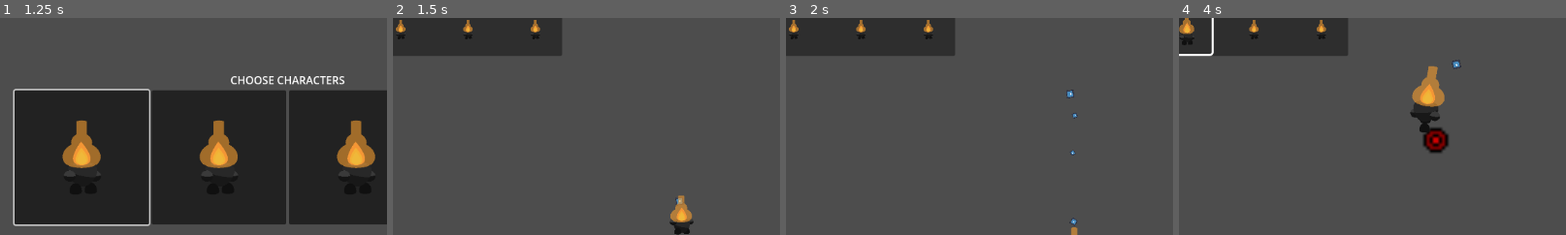
Above: before the commit, frames 1-4 (left to right).
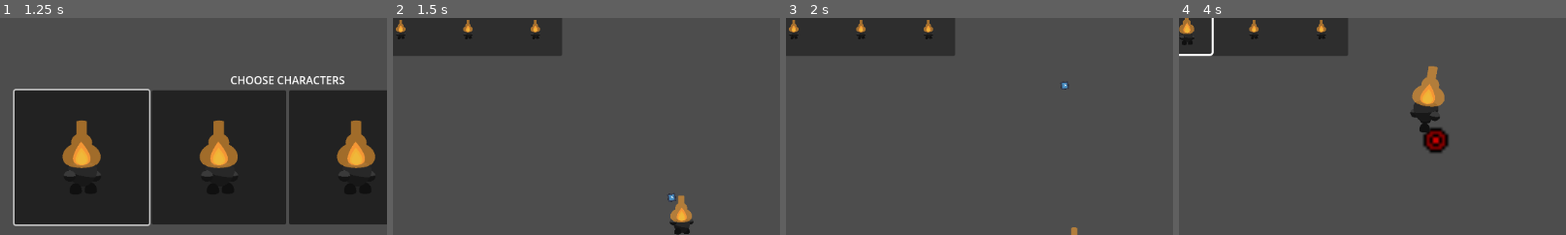
Above: after the commit, the same moments.

Repository: StarikTenger/PlatformerGame2025
Game: Godot game, scene res://scenes/UI/LevelManager.tscn
The game is run twice, just before and just after one commit, with the same random seed, the same clock (stepped at 60 frames per second) and the same inputs. The engine's default icon, where the game draws it, is replaced by a stand-in: a white triangle on a blue panel in a dark square.
Inputs:
- Up to frame 1 (1.25 s): click "1" at 0.5 s
- Up to frame 2 (1.5 s): click "Start" at 1.25 s
- Up to frame 3 (2 s): no input
- Up to frame 4 (4 s): hold D (move_right) 2.03-3.53 s; tap Ctrl (ctrl) at 2.1 s; tap Space (jump) at 2.27, 3.02 s; tap P (dash) at 2.85 s; tap Enter at 3.5 s; hold A (move_left) from 3.53 s (still down); hold Z (level_overview) from 3.53 s (still down)
The pictures show only the part of the screen within x 13-63%, y 7-57%; the shares and areas given below are measured in that part.

Frame 1 is identical in both runs. In frame 2, less than 0.1% of the frame differs, in the area x 70-75%, y 80-86%; in frame 3, 0.2%, in the area x 70-76%, y 29-96%; in frame 4, less than 0.1%.

Commit message:
Particles spawn rate updated

Diff:
--- a/scenes/Players/Player.tscn
+++ b/scenes/Players/Player.tscn
@@ -6,15 +6,17 @@
 [sub_resource type="ParticleProcessMaterial" id="ParticleProcessMaterial_f0mf6"]
 particle_flag_disable_z = true
 emission_shape_offset = Vector3(1, 1, 1)
-emission_shape = 3
-emission_box_extents = Vector3(20, 20, 20)
+emission_shape = 6
+emission_ring_axis = Vector3(0, 0, 1)
+emission_ring_height = 100.0
+emission_ring_radius = 100.0
+emission_ring_inner_radius = 0.0
+emission_ring_cone_angle = 90.0
 angle_min = -180.0
 angle_max = 180.0
 direction = Vector3(0, 0, 0)
 spread = 180.0
-initial_velocity_min = -5.0
-initial_velocity_max = 5.0
-gravity = Vector3(0, 98, 0)
+gravity = Vector3(0, 0, 0)
 scale_min = 0.1
 scale_max = 0.2
 turbulence_enabled = true
@@ -33,8 +35,11 @@
 script = ExtResource("1_v6fml")
 
 [node name="GPUParticles2D" type="GPUParticles2D" parent="."]
-scale = Vector2(-0.278334, 0.481974)
-amount = 10
+position = Vector2(-5, -4)
+rotation = -3.14159
+scale = Vector2(0.278334, -0.481974)
+amount = 5
+amount_ratio = 0.5
 texture = ExtResource("2_d0tyu")
 lifetime = 2.0
 process_material = SubResource("ParticleProcessMaterial_f0mf6")
Not shown, added: resources/.bmp.import
